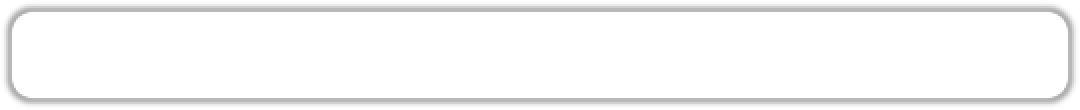
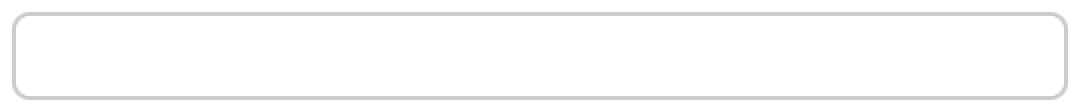
Layer changes from the first 1080 × 110 image to the second:
added layer "top" above "border" over [12, 12, 1068, 100]
painted on "New Layer#1" over [12, 12, 1068, 100]
removed layer "New Layer" over [2, 2, 1078, 108]
